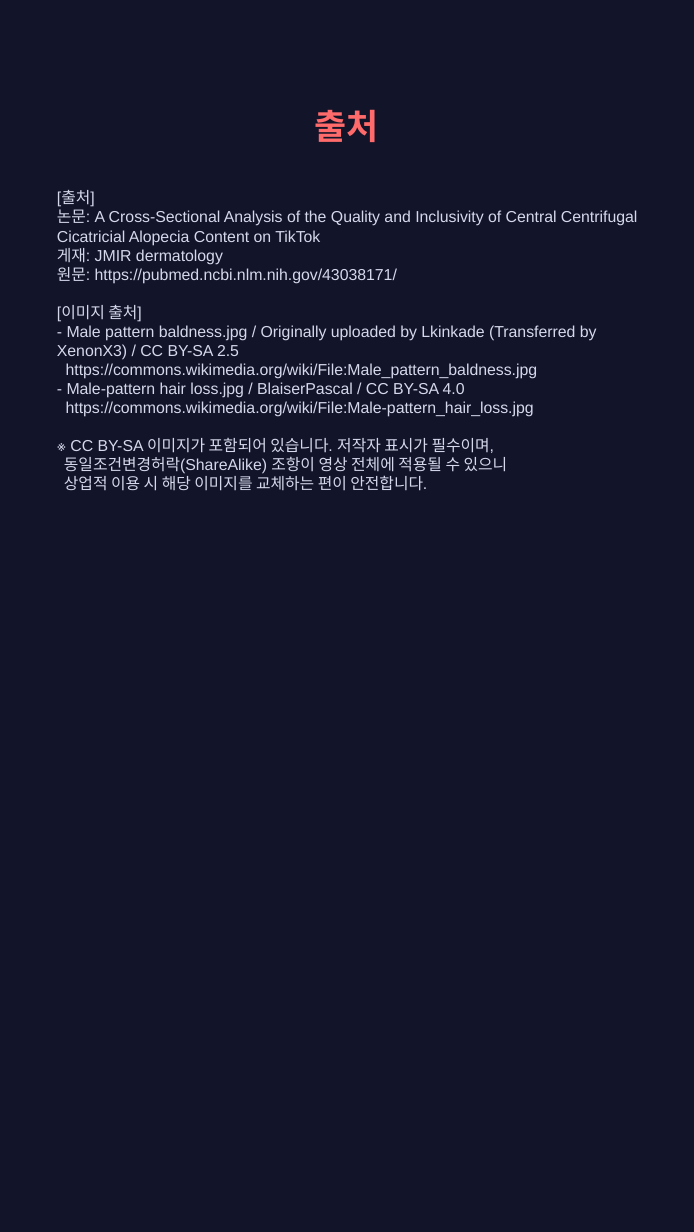
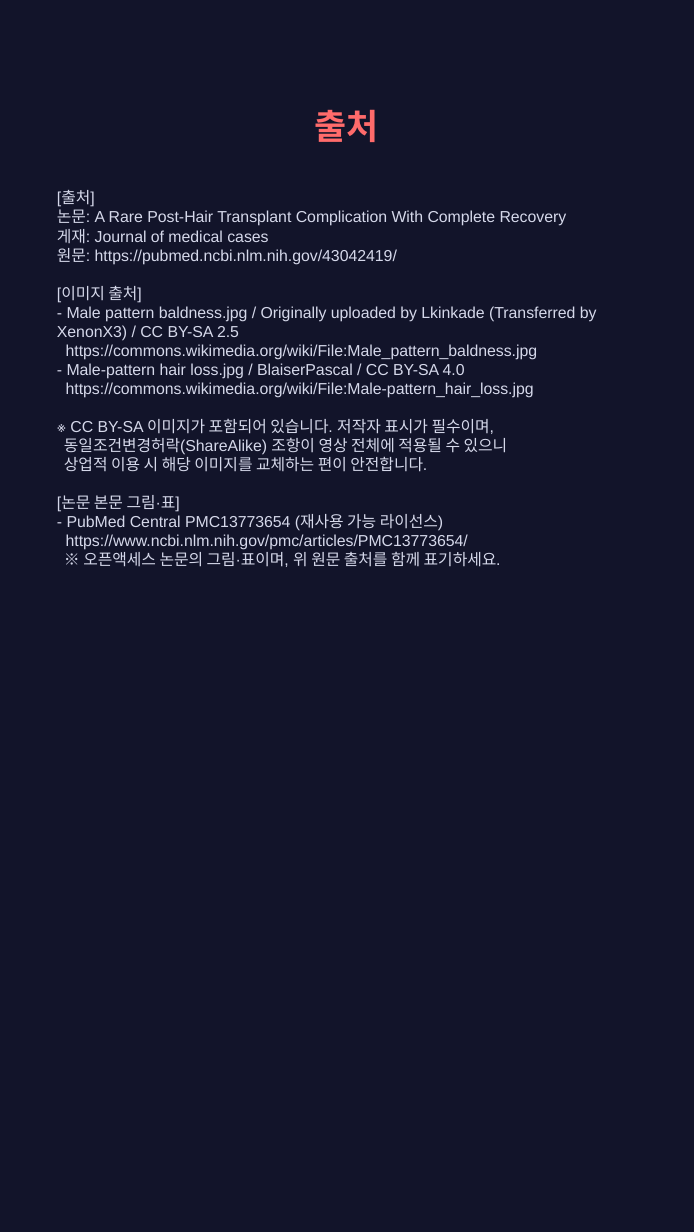
Before and after one commit to hyokang2010-BJ-ANTH/product-builder-test, a slide deck: slide 9 of pwa/data/latest/slides.pptx (slide 7 before the commit). Drawn at 694x1232 pixels with LibreOffice and Linux fonts; fonts in the diff are those of the drawing. Boxes give left, top, right and bottom in pixels: in the first picture for what was removed or moved away, otherwise in the second. Text is boxed around its words. In the diff, an @@ line names an element or a change of style, - is before the commit and + after.

```diff
--- a/pwa/data/latest/slides.pptx
+++ b/pwa/data/latest/slides.pptx
@@ text at [57, 191, 597, 567]: text changed @@
-[출처]
-논문: A Cross-Sectional Analysis of the Quality and Inclusivity of Central Centrifugal Cicatricial Alopecia Content on TikTok
-게재: JMIR dermatology
-원문: https://pubmed.ncbi.nlm.nih.gov/43038171/
-[이미지 출처]
-- Male pattern baldness.jpg / Originally uploaded by Lkinkade (Transferred by XenonX3) / CC BY-SA 2.5
-https://commons.wikimedia.org/wiki/File:Male_pattern_baldness.jpg
-- Male-pattern hair loss.jpg / BlaiserPascal / CC BY-SA 4.0
-https://commons.wikimedia.org/wiki/File:Male-pattern_hair_loss.jpg
-※ CC BY-SA 이미지가 포함되어 있습니다. 저작자 표시가 필수이며,
-동일조건변경허락(ShareAlike) 조항이 영상 전체에 적용될 수 있으니
-상업적 이용 시 해당 이미지를 교체하는 편이 안전합니다.
+[출처]
+논문: A Rare Post-Hair Transplant Complication With Complete Recovery
+게재: Journal of medical cases
+원문: https://pubmed.ncbi.nlm.nih.gov/43042419/
+[이미지 출처]
+- Male pattern baldness.jpg / Originally uploaded by Lkinkade (Transferred by XenonX3) / CC BY-SA 2.5
+https://commons.wikimedia.org/wiki/File:Male_pattern_baldness.jpg
+- Male-pattern hair loss.jpg / BlaiserPascal / CC BY-SA 4.0
+https://commons.wikimedia.org/wiki/File:Male-pattern_hair_loss.jpg
+※ CC BY-SA 이미지가 포함되어 있습니다. 저작자 표시가 필수이며,
+동일조건변경허락(ShareAlike) 조항이 영상 전체에 적용될 수 있으니
+상업적 이용 시 해당 이미지를 교체하는 편이 안전합니다.
+[논문 본문 그림·표]
+- PubMed Central PMC13773654 (재사용 가능 라이선스)
+https://www.ncbi.nlm.nih.gov/pmc/articles/PMC13773654/
+※ 오픈액세스 논문의 그림·표이며, 위 원문 출처를 함께 표기하세요.
```
Also in this commit, not shown: 1 other slide changed, 5 slides added, 3 slides removed, 26 other files.
